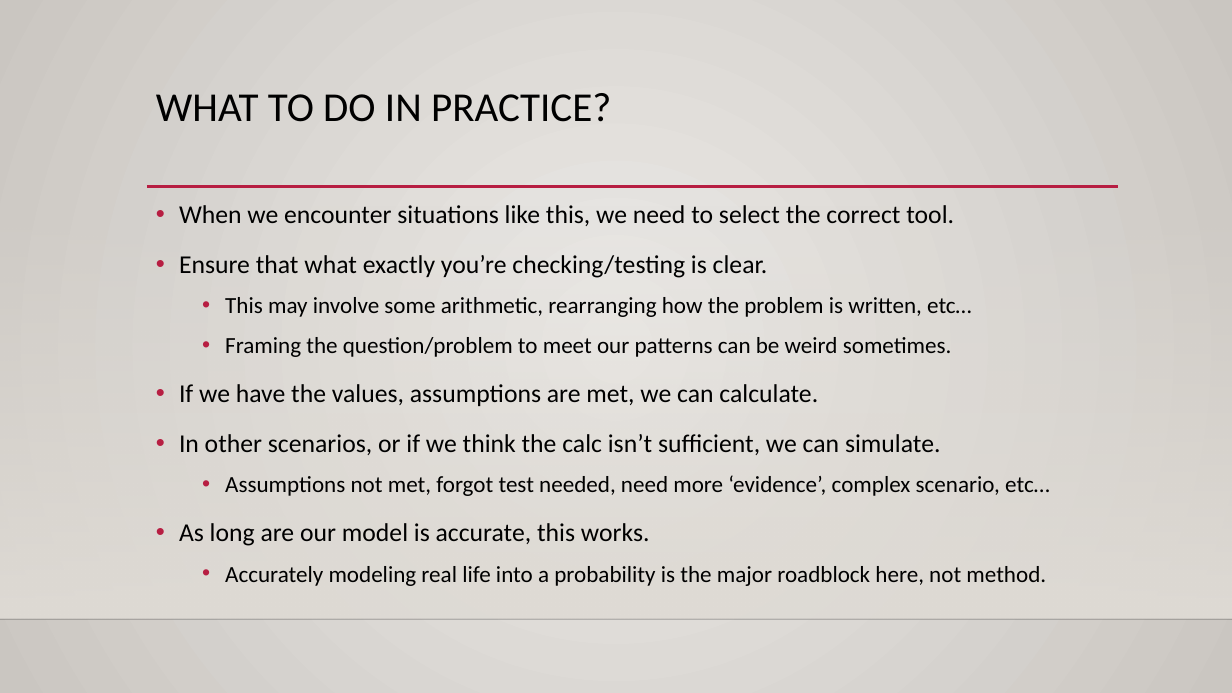
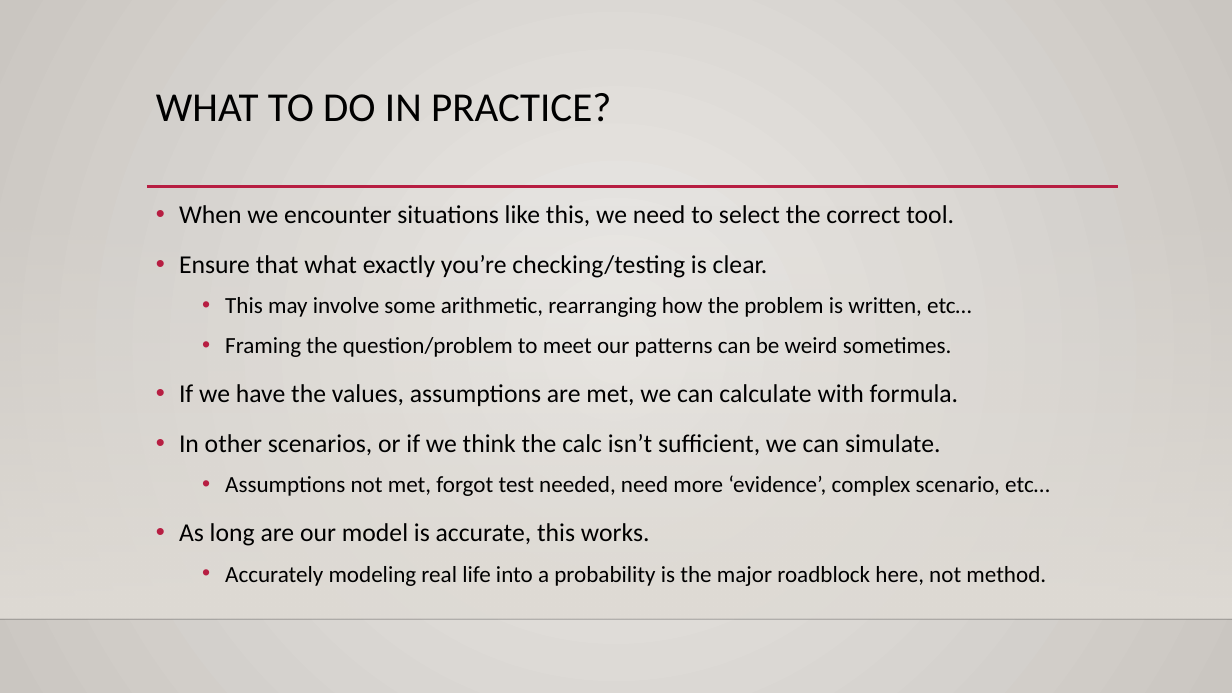
Before and after one commit to AkeemSemperDataScience/Basic_Stats_in_Python_Student_Repository, a slide deck: slide 20 of reference_material/slides/019_hyptest_monte_carlo_power.pptx (slide 19 before the commit). Drawn at 1232x693 pixels with LibreOffice and Linux fonts; fonts in the diff are those of the drawing; background and template pictures are left out. Boxes give left, top, right and bottom in pixels: in the first picture for what was removed or moved away, otherwise in the second. Text is boxed around its words. In the diff, an @@ line names an element or a change of style, - is before the commit and + after.

```diff
--- a/reference_material/slides/019_hyptest_monte_carlo_power.pptx
+++ b/reference_material/slides/019_hyptest_monte_carlo_power.pptx
@@ text at (179, 384, 959, 406): text changed @@
-• If we have the values, assumptions are met, we can calculate.
+• If we have the values, assumptions are met, we can calculate with formula.
```
Also in this commit, not shown: 10 other slides changed, 1 slide added, 13 other files.
